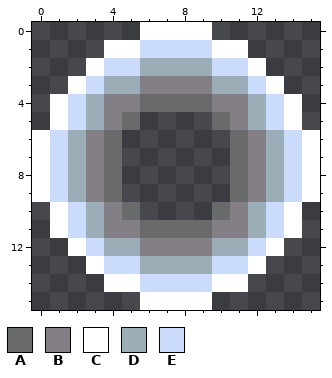
Pixel-art file, stored at Resources/Sprites/WR/tornado.aseprite. This is how it looked before the edit.
16x16 pixels, 1 frame.
Palette (. is transparent): A #696a6a  B #847e87  C #ffffff  D #9badb7  E #cbdbfc
Pixels before, first column x 0:
 0 ......CCCC......
 1 ....CCEEEECC....
 2 ...CEEDDDDEEC...
 3 ..CEDDBBBBDDEC..
 4 .CEDBBAAAABBDEC.
 5 .CEDBA....ABDEC.
 6 CEDBA......ABDEC
 7 CEDBA......ABDEC
 8 CEDBA......ABDEC
 9 CEDBA......ABDEC
10 .CEDBA....ABDEC.
11 .CEDBBAAAABBDEC.
12 ..CEDDBBBBDDEC..
13 ...CEEDDDDEEC...
14 ....CCEEEECC....
15 ......CCCC......
Once edited:
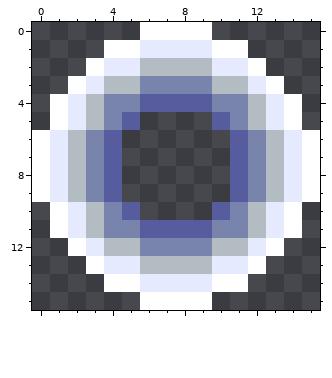
From old to new:
colour A: #696a6a -> #575c9e
colour B: #847e87 -> #7884ab
colour D: #9badb7 -> #b2bcc2
colour E: #cbdbfc -> #e6eaff
Pixel boxes of the changes (left, top, right, bottom) in both pictures:
changed: (50, 40, 302, 292)
